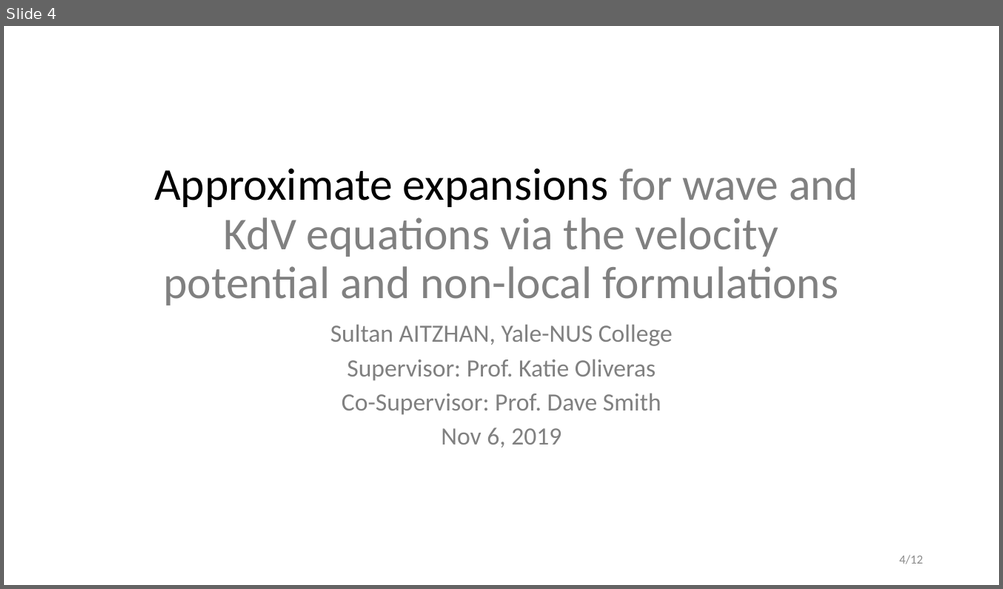
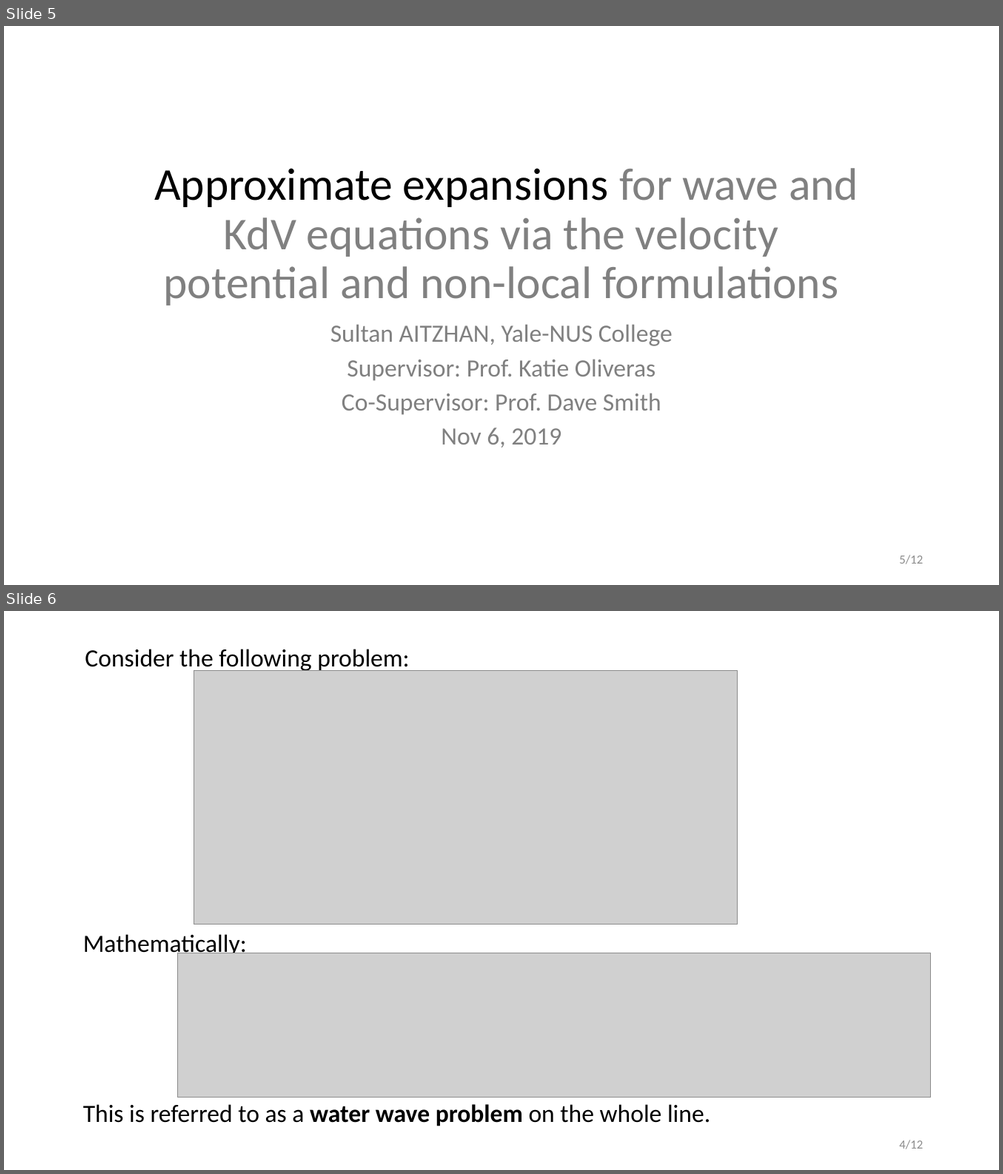
Before and after one commit to sultanaitzhan/Capstone, a slide deck: Semester 1 Presentation/presentation.pptx. Shown one above the other, each under a label of ours: slide 4 before the commit, slides 5 and 6 after it. The pictures are 1003x589 and 1003x1174 pixels, drawn with LibreOffice and Linux fonts; fonts in the diff are those of the drawing; grey boxes stand for pictures. Boxes give left, top, right and bottom in pixels: in the first picture for what was removed or moved away, otherwise in the second. Text is boxed around its words. In the diff, an @@ line names an element or a change of style, - is before the commit and + after.

```diff
--- a/Semester 1 Presentation/presentation.pptx
+++ b/Semester 1 Presentation/presentation.pptx
@@ slide 6 added at (x1=4, y1=611, x2=999, y2=1170), background #FFFFFF @@
@@ text added at (x1=85, y1=649, x2=409, y2=672), 24 pt, text #000000 @@
+Consider the following problem:
@@ picture added at (x1=193, y1=671, x2=737, y2=924) @@
@@ picture added at (x1=227, y1=671, x2=728, y2=911) @@
@@ picture added at (x1=193, y1=893, x2=269, y2=920) @@
@@ text added at (x1=83, y1=934, x2=247, y2=958), 24 pt, text #000000 @@
+Mathematically:
@@ picture added at (x1=178, y1=954, x2=930, y2=1098) @@
@@ text added at (x1=83, y1=1105, x2=710, y2=1127), 24 pt, text #000000 @@
+This is referred to as a water wave problem on the whole line.
@@ text added at (x1=899, y1=1140, x2=922, y2=1150), 12 pt, text #8C8C8C @@
+4/12
@@ what was slide 4 is now slide 5 @@
@@ page number at (x1=899, y1=555, x2=922, y2=565): text changed @@
-4/12
+5/12
```
Also in this commit, not shown: 7 slides changed, 3 other slides added, 1 slide removed, 33 other files.
